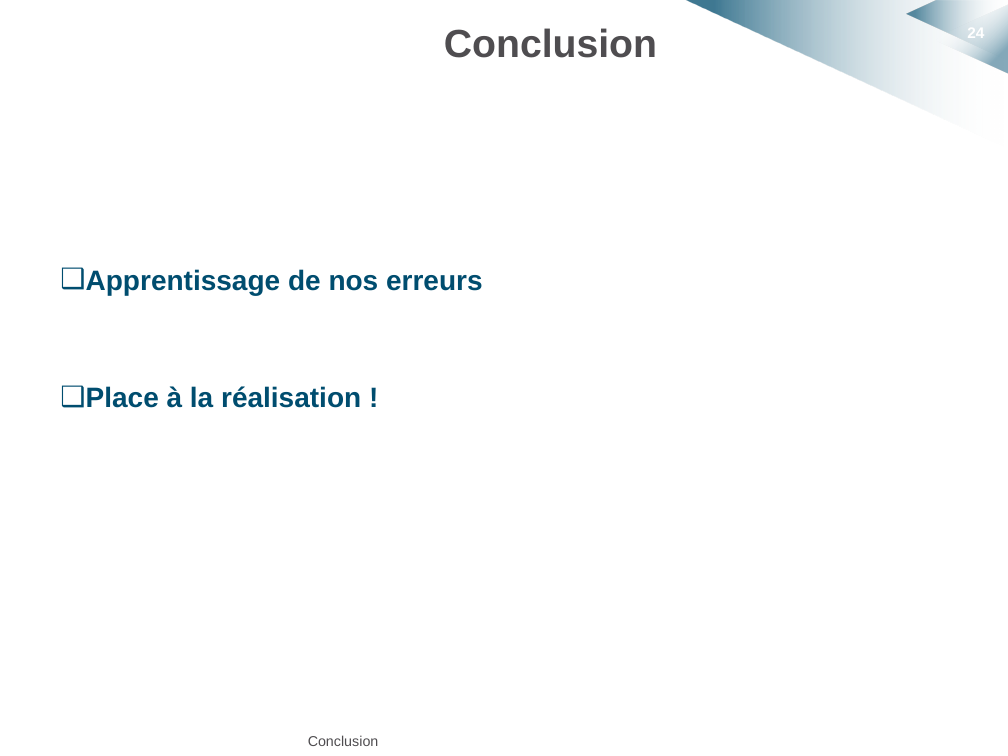
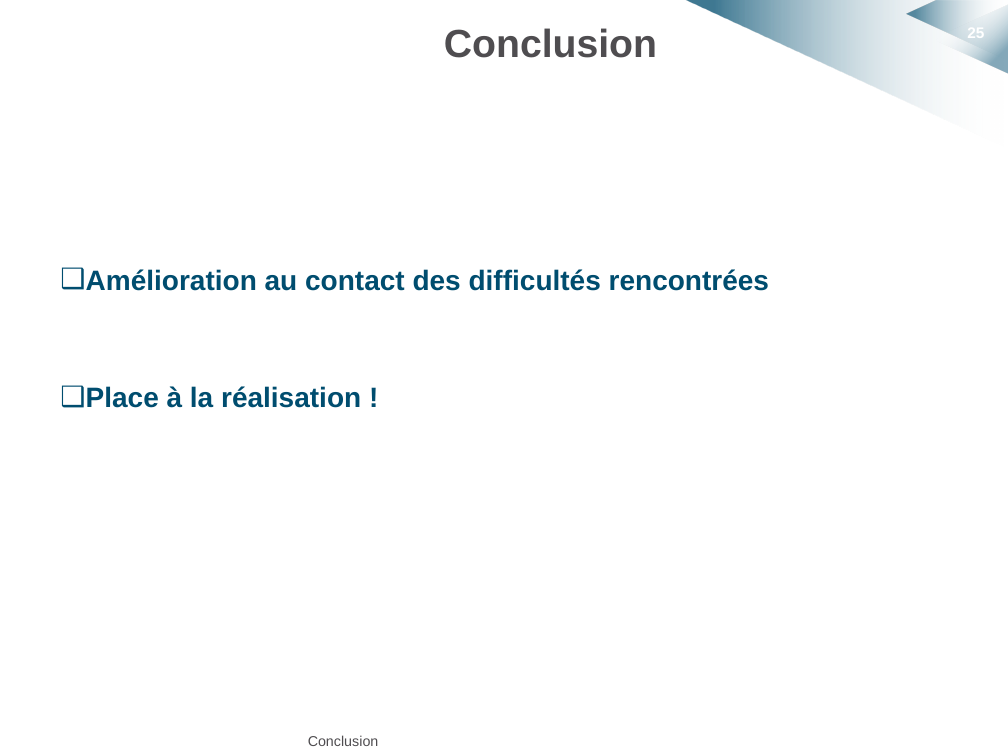
Before and after one commit to HKervadec/korrigolo, a slide deck: slide 25 of soutenances/projet_decembre/soutenance_projet_decembre.pptx (slide 24 before the commit). Drawn at 1008x756 pixels with LibreOffice and Linux fonts; fonts in the diff are those of the drawing; background and template pictures are left out. Boxes give left, top, right and bottom in pixels: in the first picture for what was removed or moved away, otherwise in the second. Text is boxed around its words. In the diff, an @@ line names an element or a change of style, - is before the commit and + after.

```diff
--- a/soutenances/projet_decembre/soutenance_projet_decembre.pptx
+++ b/soutenances/projet_decembre/soutenance_projet_decembre.pptx
@@ page number at (x1=967, y1=24, x2=984, y2=41): text changed @@
-24
+25
@@ text at (x1=86, y1=269, x2=769, y2=291): text changed @@
-❑ Apprentissage de nos erreurs
+❑ Amélioration au contact des difficultés rencontrées
```
Also in this commit, not shown: 15 other slides changed, 6 slides added, 4 slides removed, 3 other files.
